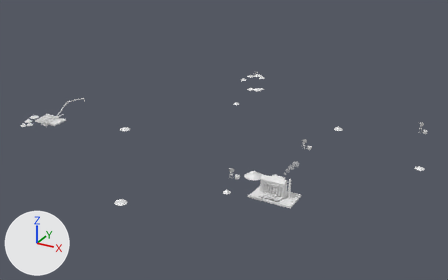
The FBX model Assets/Art/KayseriIsland/Models/Diamond/Phase3/Theme_P3.fbx as it was, and as the next commit left it.
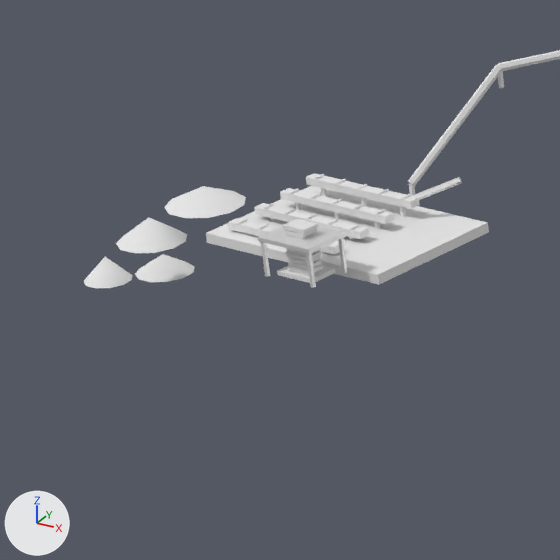
The first picture shows the older version from a 50 mm lens placed at (236.0, -486.0, 246.0), pointed at (-27.0, -9.0, 7.0). The close-ups show the older and then the newer version on the part from 3% to 17% of the width and 34% to 56% of the height of that picture. Only the edits that show in the close-ups are written down. The lights are fixed; the arrows at lower left show +X, +Y and +Z.

Names of what the first close-up shows: 'Theme.BullionCage', 'Theme.Flume', 'Theme.Sluices', 'Theme.Tailings'.
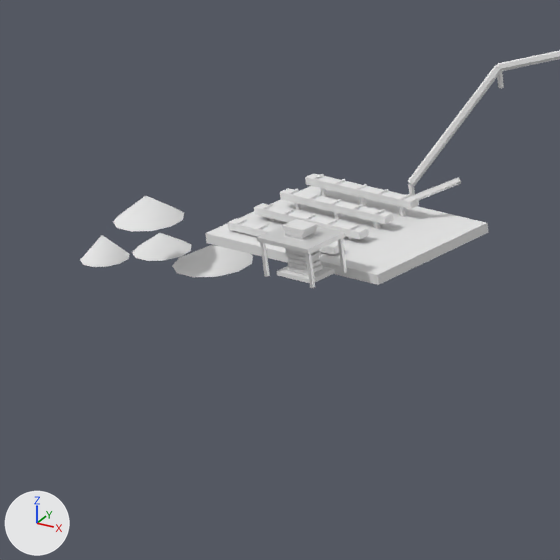
The edits, one by one:
me_theme_tailings_001 is used by ob_theme_tailings; location (-2.2, 0.0, 2.2).
me_theme_tailings_001 had 48 vertices, 80 faces and spanned x -232.8..-213.4, y -68.8..-55.4, z -0.4..11.8.
me_theme_tailings_001 now has 48 vertices, 80 faces and spans x -232.8..-213.4, y -68.8..-55.4, z -0.4..8.9.
me_theme_tailings_001 part 1: the loose piece of 12 vertices spanning x -222.6..-213.4, y -64.4..-55.4, z 9.6..11.8 is moved by (0.0, 0.0, -10.0).
Object 'Theme.Sluices' (ob_theme_sluices) moves from (2.2, 1.5, 0.0) to (2.2, 1.4, 0.0).
Object 'Theme.Tailings' (ob_theme_tailings) moves from (-2.2, 0.0, 2.2) to (-2.2, 0.0, 4.9).
Object 'Theme.BullionCage' (ob_theme_bullioncage) moves from (0.0, -8.2, 0.0) to (0.0, -8.3, 0.0).
Object 'Theme.Flume' (ob_theme_flume) moves from (0.0, 8.5, 11.2) to (0.0, 8.4, 11.2).

Boxes [x1, y1, x2, y2] around the edits, measured in the close-ups (560 x 560 px; the box of a moved part takes in the faces that stretch with it):
'Theme.Sluices', moved: before [206, 173, 489, 285]; after [205, 174, 489, 285]
'Theme.Tailings', reshaped, moved (6% wider, 20% shorter): before [83, 186, 246, 288]; after [80, 196, 253, 277]
'Theme.BullionCage', moved: [257, 219, 347, 288] in both
'Theme.Flume', moved: [408, 50, 560, 196] in both
part 1 of me_theme_tailings_001, moved or reshaped: before [164, 186, 246, 218]; after [172, 245, 253, 277]
